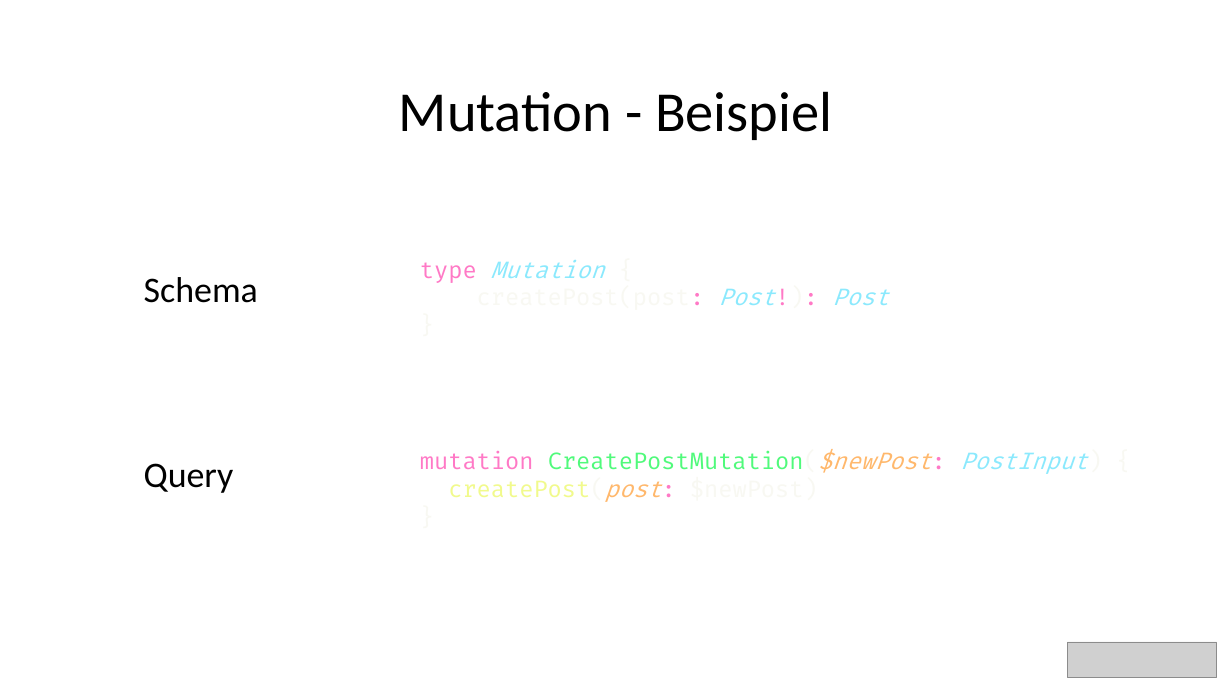
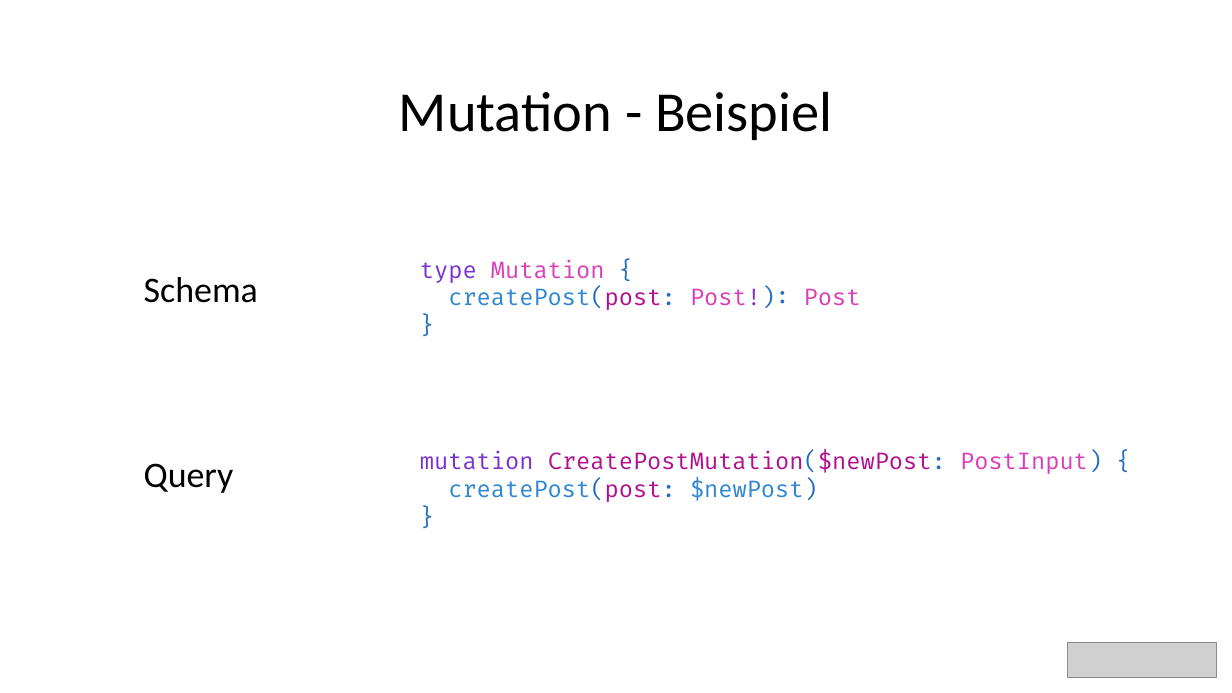
Before and after one commit to bytePassion/GraphQL-Talk, a slide deck: slide 34 of slides/GraphqlSlides.pptx. Drawn at 1232x693 pixels with LibreOffice and Linux fonts; fonts in the diff are those of the drawing; grey boxes stand for pictures. Boxes give left, top, right and bottom in pixels: in the first picture for what was removed or moved away, otherwise in the second. Text is boxed around its words. In the diff, an @@ line names an element or a change of style, - is before the commit and + after.

Commit message:
change last colors in slides

```diff
--- a/slides/GraphqlSlides.pptx
+++ b/slides/GraphqlSlides.pptx
@@ text "type Mutation {" at <box>420,259,861,310</box>: text colour #FF79C6 to #7B30D0 in "type", "Post!):"; text colour #8BE9FD to #DC3EB7, italic off in "Mutation", "Post!): Post"; text colour #F8F8F2 to #236EBF in "{", "createPost(post: Post!):", "}"; text colour #F8F8F2 to #2F86D2, text colour #F8F8F2 to #B1108E in "createPost(post:"; text colour #FF79C6 to #236EBF in "createPost(post: Post!):" @@
@@ text "mutation CreatePostMutation($newPost: PostInput) {" at <box>420,451,1102,502</box>: text colour #FF79C6 to #7B30D0 in "mutation"; text colour #50FA7B to #B1108E in "CreatePostMutation($newPost:"; text colour #F8F8F2 to #236EBF in "CreatePostMutation($newPost: PostInput) {", "createPost(post: $newPost)", "}"; text colour #FFB86C to #B1108E, text colour #FF79C6 to #236EBF in "CreatePostMutation($newPost:", "createPost(post:"; text colour #8BE9FD to #DC3EB7 in "PostInput)"; italic off in "CreatePostMutation($newPost: PostInput)", "createPost(post:"; text colour #F1FA8C to #2F86D2 in "createPost(post:"; text colour #F8F8F2 to #2F86D2 in "$newPost)" @@
```
Also in this commit, not shown: 3 other slides changed.
